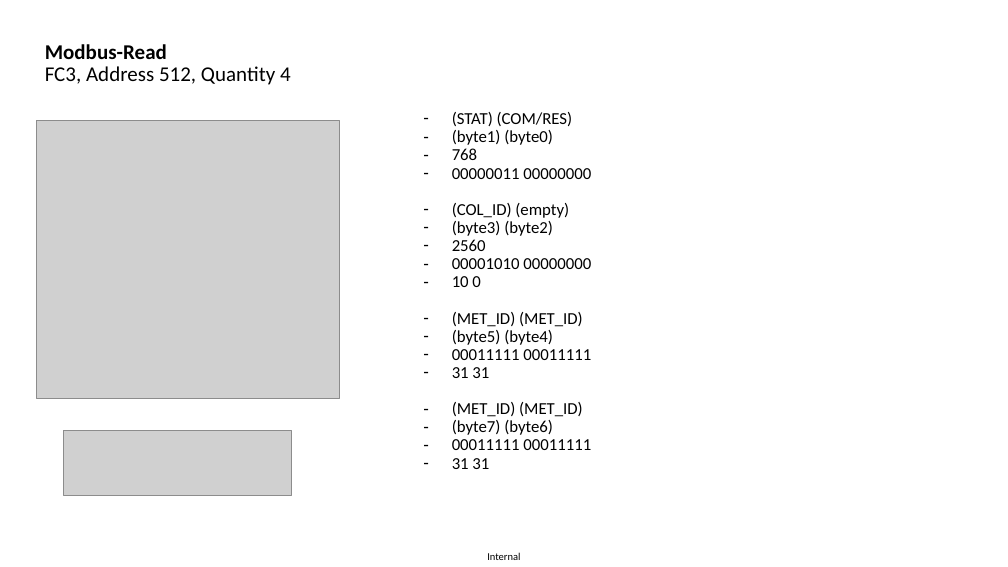
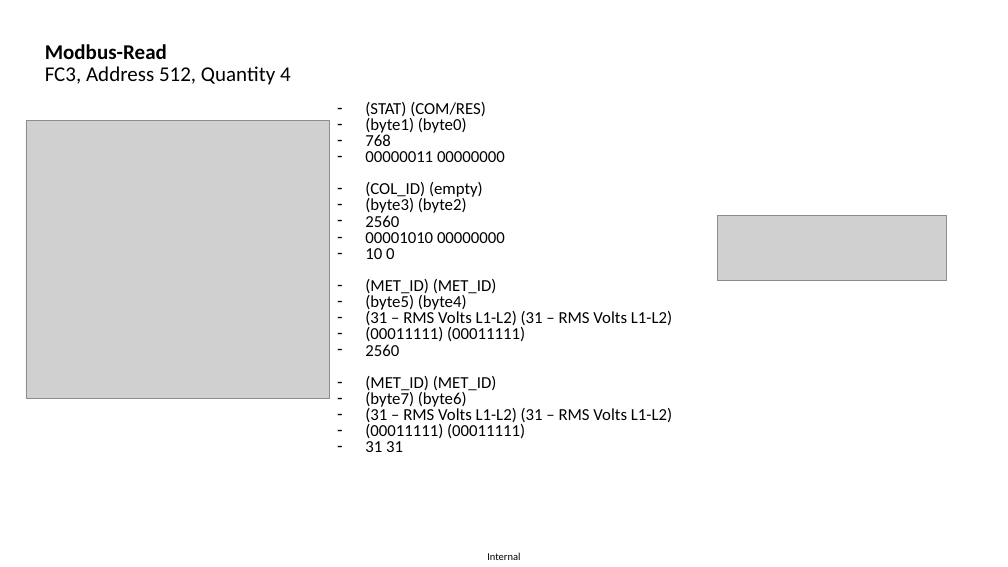
Before and after one commit to mpsaltis/Node-RED_Modbus-PowerMeasurementModule, a slide deck: slide 4 of info_Modbus_PMM.pptx. Drawn at 1008x567 pixels with LibreOffice and Linux fonts; fonts in the diff are those of the drawing; grey boxes stand for pictures. Boxes give left, top, right and bottom in pixels: in the first picture for what was removed or moved away, otherwise in the second. Text is boxed around its words. In the diff, an @@ line names an element or a change of style, - is before the commit and + after.

```diff
--- a/info_Modbus_PMM.pptx
+++ b/info_Modbus_PMM.pptx
@@ text "(STAT) (COM/RES)": place and size @@
-text "(STAT) (COM/RES)" at (452,130,591,469)
+text "(STAT) (COM/RES)" at (365,102,672,452)
@@ text "(STAT) (COM/RES)" at (365,102,672,452): vertical alignment middle to top @@
@@ text at (365,102,505,452): line spacing 0.9 to 0.8 @@
@@ picture: place and size @@
-picture at (36,120,340,399)
+picture at (26,120,329,399)
@@ picture: place and size @@
-picture at (64,431,292,495)
+picture at (718,216,946,280)
@@ text at (365,311,672,356): text changed @@
-– 00011111 00011111
-– 31 31
+– (31 – RMS Volts L1-L2) (31 – RMS Volts L1-L2)
+– (00011111) (00011111)
+– 2560
@@ text at (365,408,672,438): text changed @@
-– 00011111 00011111
+– (31 – RMS Volts L1-L2) (31 – RMS Volts L1-L2)
+– (00011111) (00011111)
```
Also in this commit, not shown: 2 other slides changed, 1 slide added, 1 slide removed.
